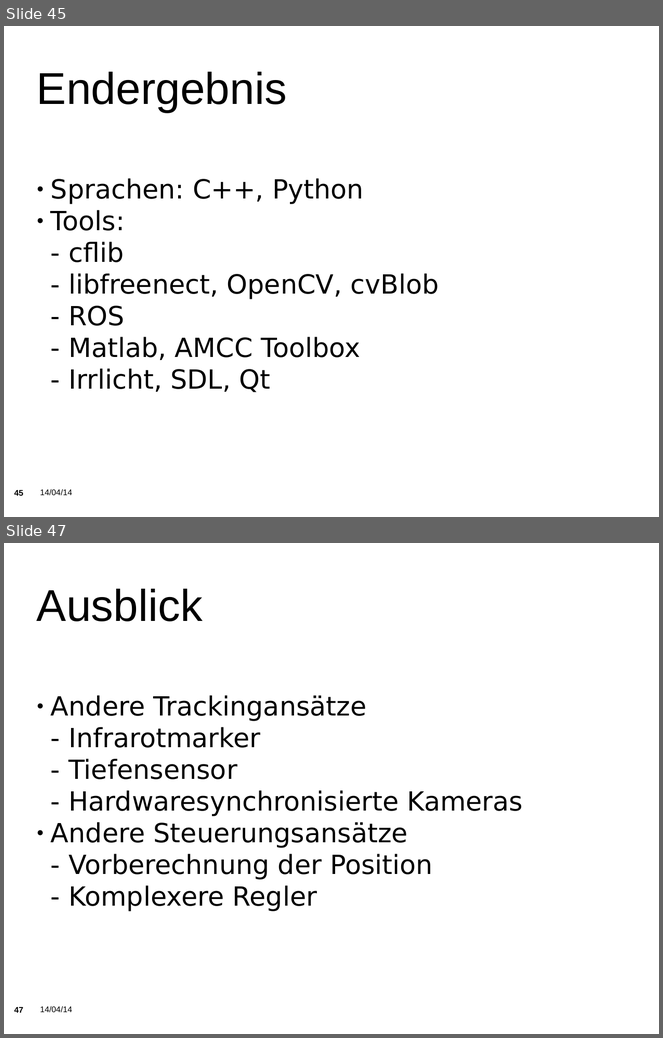
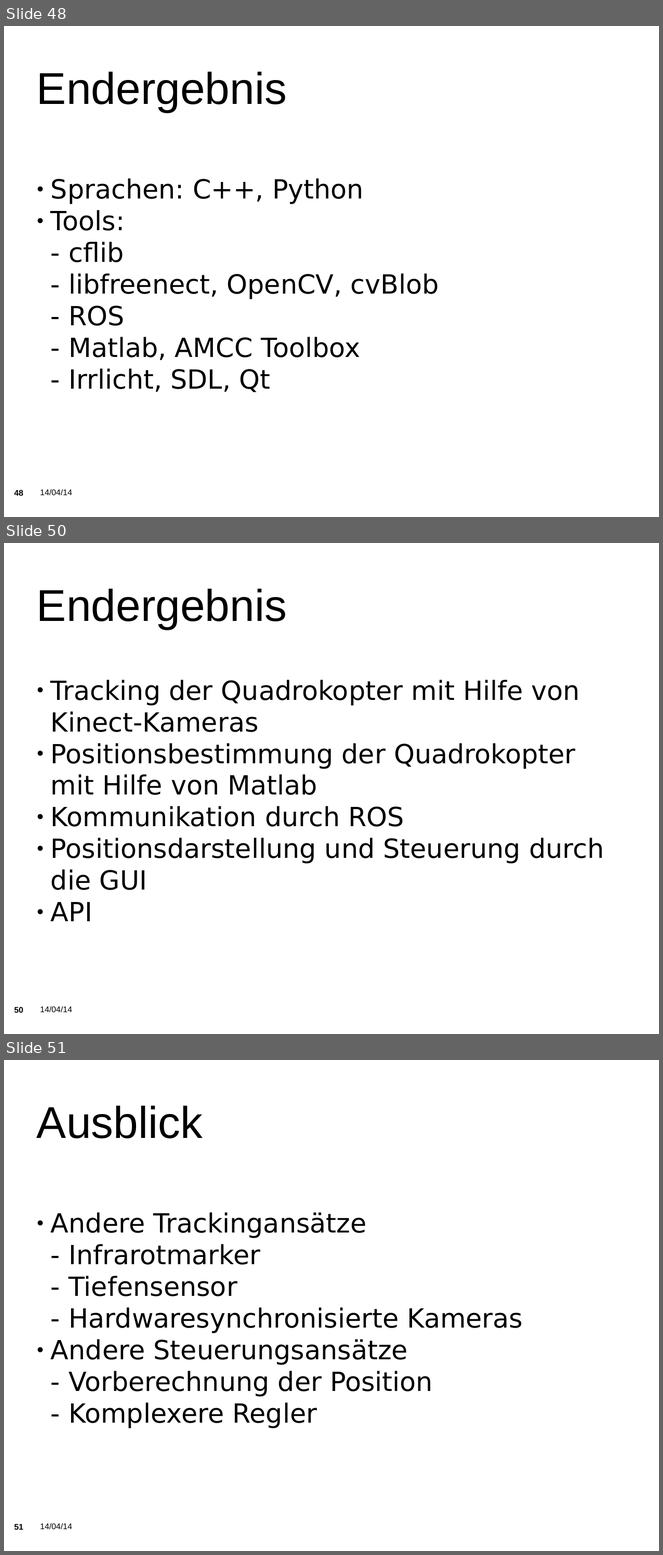
Before and after one commit to KITrokopter/Presentation, a slide deck: PresentationInTotal v0.1.odp. Shown one above the other, each under a label of ours: slides 45 and 47 before the commit, slides 48, 50 and 51 after it; the slides between them are not shown. The pictures are 663x1038 and 663x1555 pixels, drawn with LibreOffice and Linux fonts; fonts in the diff are those of the drawing; background and template pictures are left out. Boxes give left, top, right and bottom in pixels: in the first picture for what was removed or moved away, otherwise in the second. Text is boxed around its words. In the diff, an @@ line names an element or a change of style, - is before the commit and + after.

```diff
--- a/PresentationInTotal v0.1.odp
+++ b/PresentationInTotal v0.1.odp
@@ slide 50 added at [4,543,659,1034], background picture (left out); not listed: 2 template elements that a slide beside it also shows @@
@@ title added at [37,589,287,629], 54 pt, text #000000 @@
+Endergebnis
@@ subtitle added at [51,680,604,922], 32 pt, text #000000 @@
+● Tracking der Quadrokopter mit Hilfe von Kinect-Kameras
+● Positionsbestimmung der Quadrokopter mit Hilfe von Matlab
+● Kommunikation durch ROS
+● Positionsdarstellung und Steuerung durch die GUI
+● API
@@ what was slide 45 is now slide 48 @@
@@ page number at [14,490,24,496]: text changed @@
-45
+48
@@ what was slide 47 is now slide 51 @@
@@ page number at [14,1524,24,1530]: text changed @@
-47
+51
```
Also in this commit, not shown: 7 slides changed, 3 other slides added.
